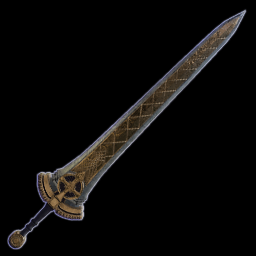
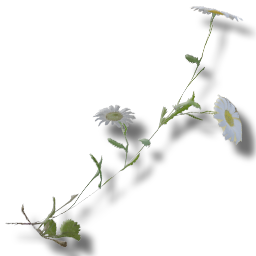
The second 256×256 image is a revision of the first. Changes to its layers:
hid "Layer 1" over [7, 9, 247, 250]
added layer "Layer 9" above "Layer 2" over [5, 5, 244, 248]
hid "Layer 0" over [0, 0, 256, 256]
